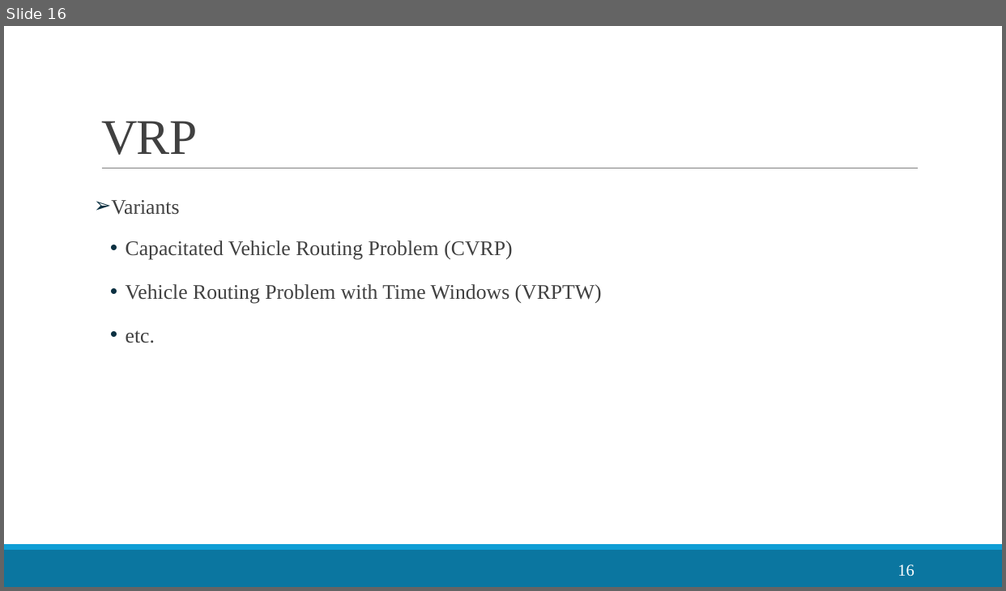
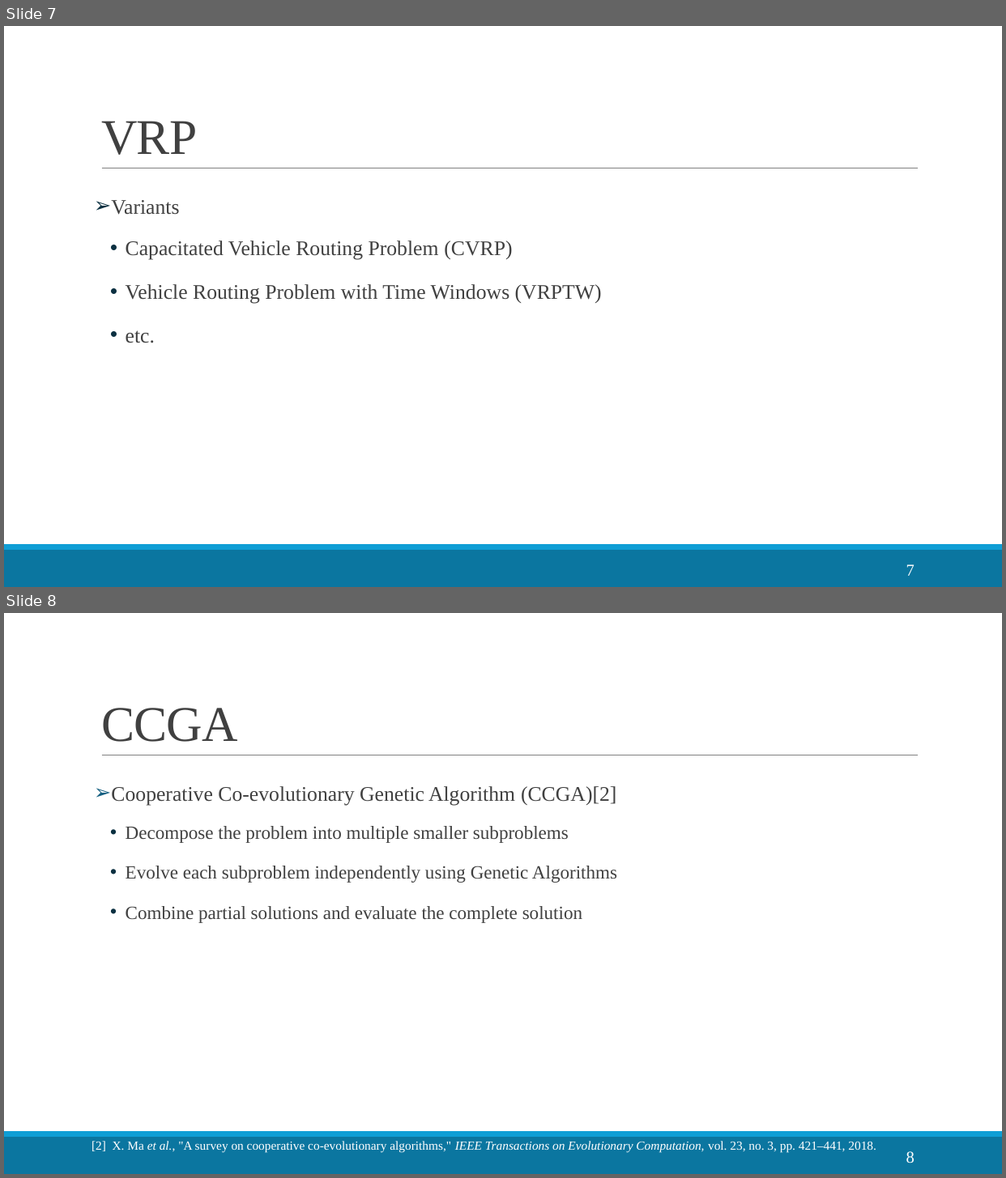
Before and after one commit to LloydGain/114_NTUT_Thesis, a slide deck: docs/thesis/114_楊宏傑_TCSE.pptx. Shown one above the other, each under a label of ours: slide 16 before the commit, slides 7 and 8 after it. The pictures are 1006x591 and 1006x1178 pixels, drawn with LibreOffice and Linux fonts; fonts in the diff are those of the drawing. Boxes give left, top, right and bottom in pixels: in the first picture for what was removed or moved away, otherwise in the second. Text is boxed around its words. In the diff, an @@ line names an element or a change of style, - is before the commit and + after.

```diff
--- a/docs/thesis/114_楊宏傑_TCSE.pptx
+++ b/docs/thesis/114_楊宏傑_TCSE.pptx
@@ slide 8 added at [4,613,1002,1174], background #FFFFFF; not listed: 3 template elements that a slide beside it also shows @@
@@ title added at [101,708,238,742], 48 pt, text #404040 @@
+CCGA
@@ text added at [111,786,617,923], 18 pt, text #404040 @@
+➢ Cooperative Co-evolutionary Genetic Algorithm (CCGA)[2]
+  • Decompose the problem into multiple smaller subproblems
+  • Evolve each subproblem independently using Genetic Algorithms
+  • Combine partial solutions and evaluate the complete solution
@@ text added at [91,1141,876,1153], 12 pt, text #FFFFFF @@
+[2] X. Ma et al., "A survey on cooperative co-evolutionary algorithms," IEEE Transactions on Evolutionary Computation, vol. 23, no. 3, pp. 421–441, 2018.
@@ page number added at [906,1152,914,1164], 16 pt, text #FFFFFF @@
+8
@@ what was slide 16 is now slide 7 @@
@@ page number at [906,565,914,576]: text changed @@
-16
+7
```
Also in this commit, not shown: 9 slides changed, 3 other slides added, 12 slides removed, 6 other files.
